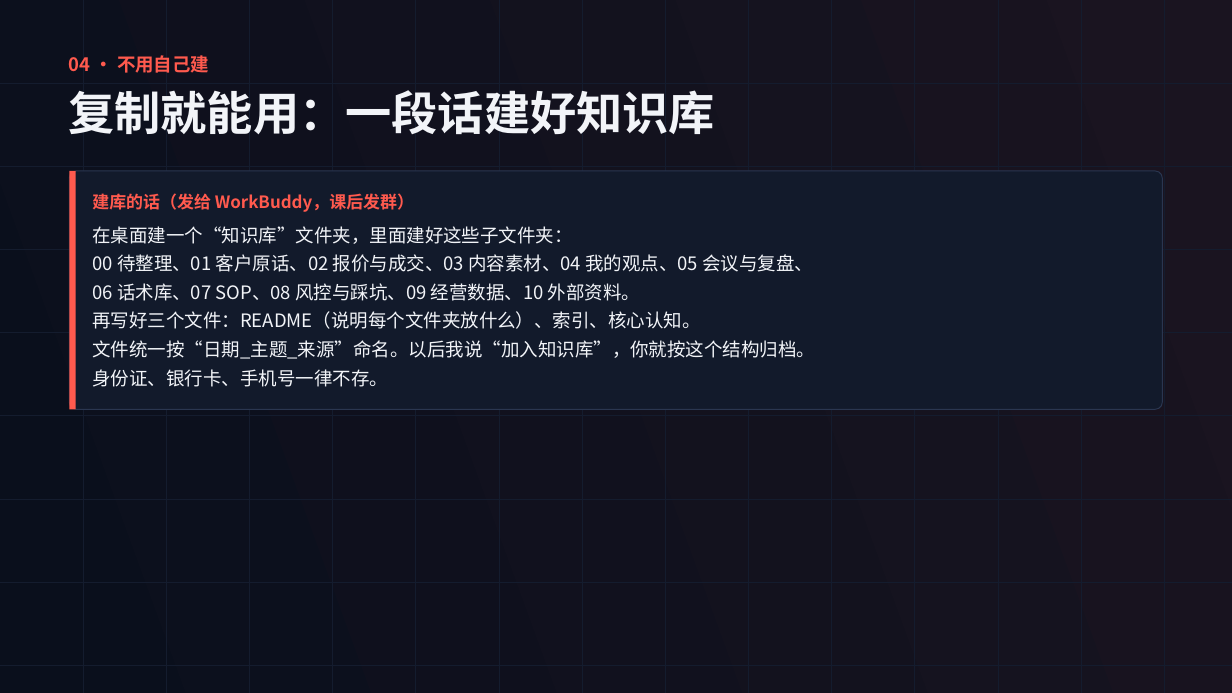
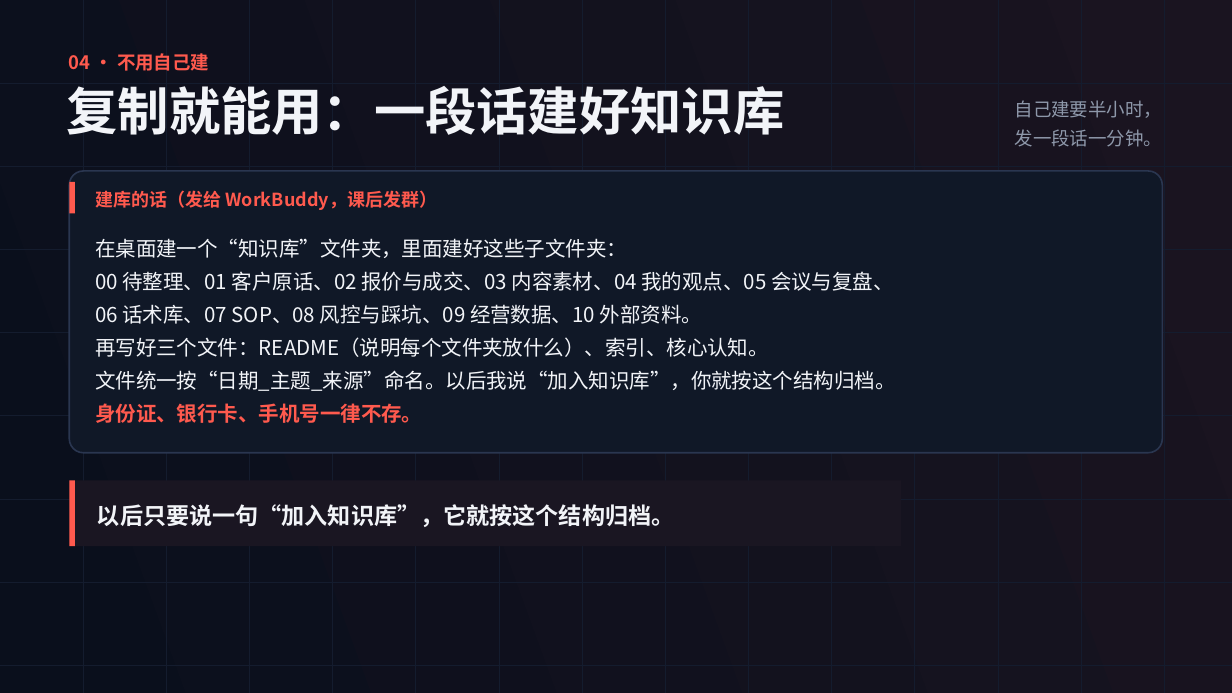
Before and after one commit to yayaaimengzhu-ops/plan, a slide deck: slide 17 of 11-04 先问对再让AI懂你-演示文稿·可编辑.pptx. Drawn at 1232x693 pixels with LibreOffice and Linux fonts; fonts in the diff are those of the drawing. Boxes give left, top, right and bottom in pixels: in the first picture for what was removed or moved away, otherwise in the second. Text is boxed around its words. In the diff, an @@ line names an element or a change of style, - is before the commit and + after.

```diff
--- a/11-04 先问对再让AI懂你-演示文稿·可编辑.pptx
+++ b/11-04 先问对再让AI懂你-演示文稿·可编辑.pptx
@@ text "复制就能用：一段话建好知识库" at (x1=66, y1=86, x2=784, y2=135): size 36 to 40 pt; line spacing 42.5pt to 48pt @@
@@ text added at (x1=1015, y1=100, x2=1163, y2=147), 14.4 pt, text #8E98AA @@
+自己建要半小时，
+发一段话一分钟。
@@ rounded rectangle resized from (x1=69, y1=171, x2=1163, y2=409) to (x1=69, y1=171, x2=1163, y2=453) @@
@@ rounded rectangle at (x1=69, y1=171, x2=1163, y2=453): fill #121A2B to #101827; outline #2A3650 0.75 pt to #2A3650 1.25 pt; proportions changed @@
@@ rectangle removed at (x1=69, y1=171, x2=76, y2=409) @@
@@ rectangle added at (x1=69, y1=182, x2=75, y2=213), fill #FF5A4E @@
@@ text "建库的话（发给 WorkBuddy，课后发群）" at (x1=95, y1=190, x2=437, y2=210): size 13.2 to 14 pt; line spacing 20.5pt to 21.7pt @@
@@ text "在桌面建一个“知识库”文件夹，里面建好这些子文件夹：" moved from (x1=92, y1=226, x2=815, y2=387) to (x1=95, y1=238, x2=896, y2=423) @@
@@ text "在桌面建一个“知识库”文件夹，里面建好这些子文件夹：" at (x1=95, y1=238, x2=896, y2=423): size 14.4 to 16 pt; text colour #F2F4F8 to #FF5A4E, bold on in "身份证、银行卡、手机号一律不存。"; line spacing 22.3pt to 25.6pt @@
@@ rectangle added at (x1=69, y1=481, x2=901, y2=546), fill #1A1622 @@
@@ rectangle added at (x1=69, y1=481, x2=75, y2=546), fill #FF5A4E @@
@@ text added at (x1=97, y1=504, x2=674, y2=527), 18 pt, text #F2F4F8, bold @@
+以后只要说一句“加入知识库”，它就按这个结构归档。
```
Also in this commit, not shown: 18 other slides changed, 1 slide added, 1 slide removed, 2 other files.
